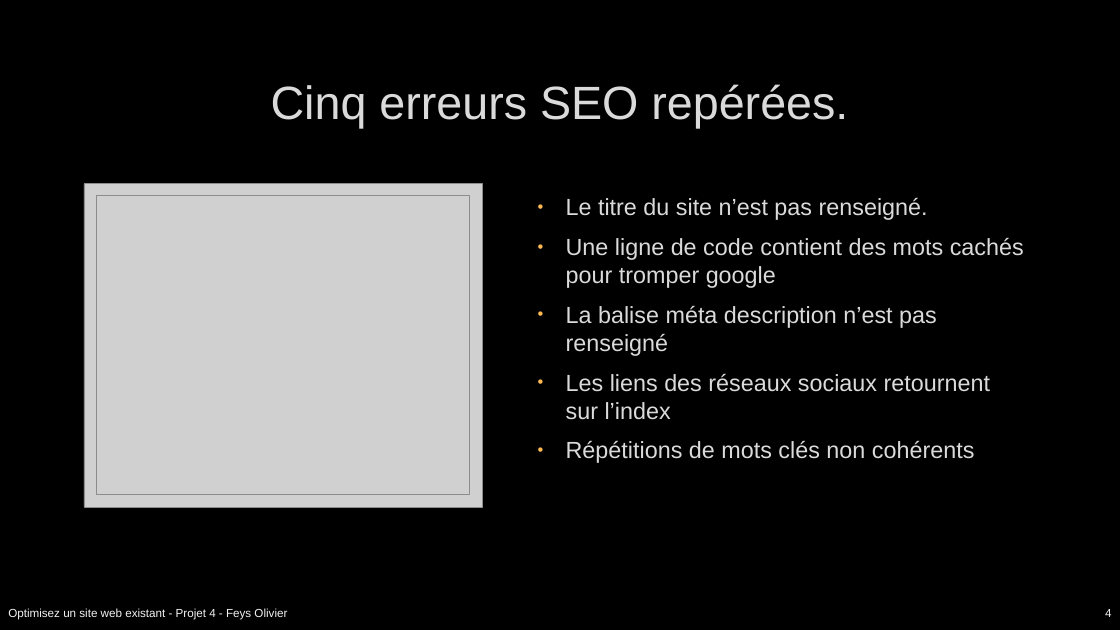
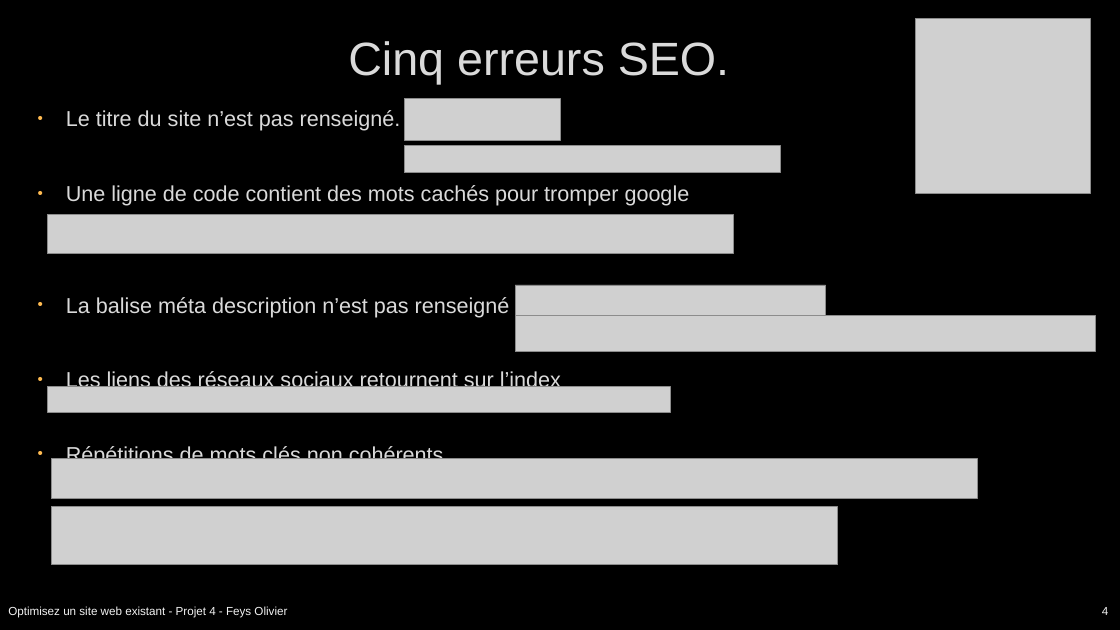
Before and after one commit to Olive59/Projet-4, a slide deck: slide 4 of Présentation la chouette agence.pptx. Drawn at 1120x630 pixels with LibreOffice and Linux fonts; fonts in the diff are those of the drawing; grey boxes stand for pictures; background and template pictures are left out. Boxes give left, top, right and bottom in pixels: in the first picture for what was removed or moved away, otherwise in the second. Text is boxed around its words. In the diff, an @@ line names an element or a change of style, - is before the commit and + after.

```diff
--- a/Présentation la chouette agence.pptx
+++ b/Présentation la chouette agence.pptx
@@ picture resized from (x1=96, y1=196, x2=470, y2=495) to (x1=916, y1=18, x2=1091, y2=193) @@
@@ title at (x1=348, y1=41, x2=729, y2=84): text changed @@
-Cinq erreurs SEO repérées.
+Cinq erreurs SEO.
@@ text "Le titre du site n’est ..." moved from (x1=566, y1=197, x2=1024, y2=463) to (x1=66, y1=110, x2=690, y2=467) @@
@@ text "Le titre du site n’est ..." at (x1=66, y1=110, x2=690, y2=467): size 20 to 18.5 pt; vertical alignment middle to top @@
@@ picture added at (x1=404, y1=98, x2=560, y2=140) @@
@@ picture added at (x1=404, y1=145, x2=781, y2=172) @@
@@ picture removed at (x1=84, y1=184, x2=482, y2=507) @@
@@ picture added at (x1=47, y1=214, x2=734, y2=254) @@
@@ picture added at (x1=515, y1=285, x2=826, y2=319) @@
@@ picture added at (x1=515, y1=315, x2=1096, y2=352) @@
@@ picture added at (x1=47, y1=386, x2=670, y2=412) @@
@@ picture added at (x1=51, y1=459, x2=977, y2=499) @@
@@ picture added at (x1=51, y1=507, x2=838, y2=565) @@
@@ text "Optimisez un site web existant ..." at (x1=8, y1=606, x2=287, y2=618): less space between paragraphs @@
@@ page number at (x1=1102, y1=607, x2=1108, y2=615): less space between paragraphs @@
```
Also in this commit, not shown: 4 other slides changed, 2 slides added, 1 slide removed, 2 other files.
